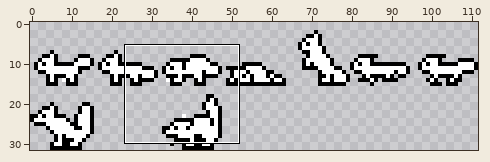
A sprite sheet gets an edit: sprites/animals/fox.png. Above, an overview of the earlier version with the close-up marked.
Close-up. Old version:
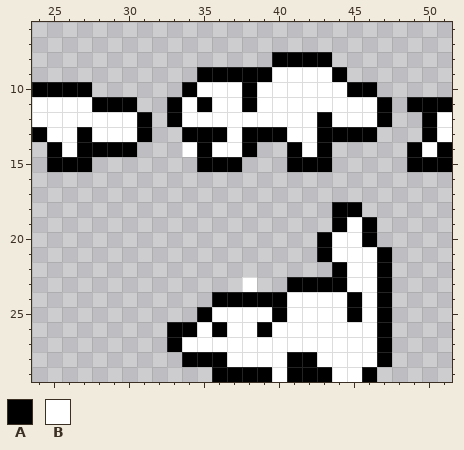
The file is 112x32 pixels. Shown: x 24..51, y 6..29.
Palette (. is transparent): A #000000  B #ffffff
Pixels before, first column x 24:
 8 ................AAAA........
 9 ...........AAAAABBBBA.......
10 AAAA......ABBBABBBBBBAA.....
11 BBBBAAA..ABABBABBBBBBBBA.AAA
12 BBBBBBBA.ABBBBBBBBBABBBA..AB
13 ABBABBBA..AAABAAABBAAAA...AB
14 .ABAAAA...BABBA..ABA.....ABA
15 .AAA.......AAA...AAA.....AAA
16 ............................
17 ............................
18 ....................AA......
19 ....................ABA.....
20 ...................ABBA.....
21 ...................ABBBA....
22 ....................ABBA....
23 ..............B..AAAABBA....
24 ............AAAAABBBBABA....
25 ...........ABBBBABBBBABA....
26 .........AABABBABBBBBBBA....
27 .........ABBBBBBBBBBBBBA....
28 ..........AAABBBBAABBBBA....
29 ............AAAABAAABBA.....
The same view after the edit:
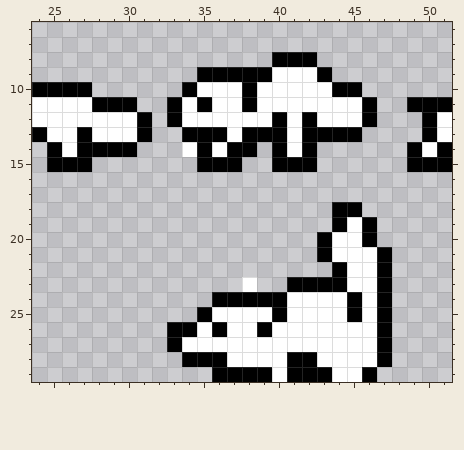
From old to new:
Colour A now appears in rows 14 to 15 at x 40.
The author changed colour B to colour A in row 9 at x 43; in row 10 at x 44; in row 11 at x 46; in row 12 at x 40, 42 and 46; in row 13 at x 42; in row 14 at x 37 and 42.
The author changed colour A to colour B in row 12 at x 43; in row 14 at x 41.
Colour A is removed in row 8 at x 43; in row 9 at x 44; in row 10 at x 46; in rows 11 to 12 at x 47; in row 13 at x 46; in rows 14 to 15 at x 43.
Where, in picture pixels (left, top, right, bottom), the same in both close-ups:
changed: (227, 52, 392, 172)
